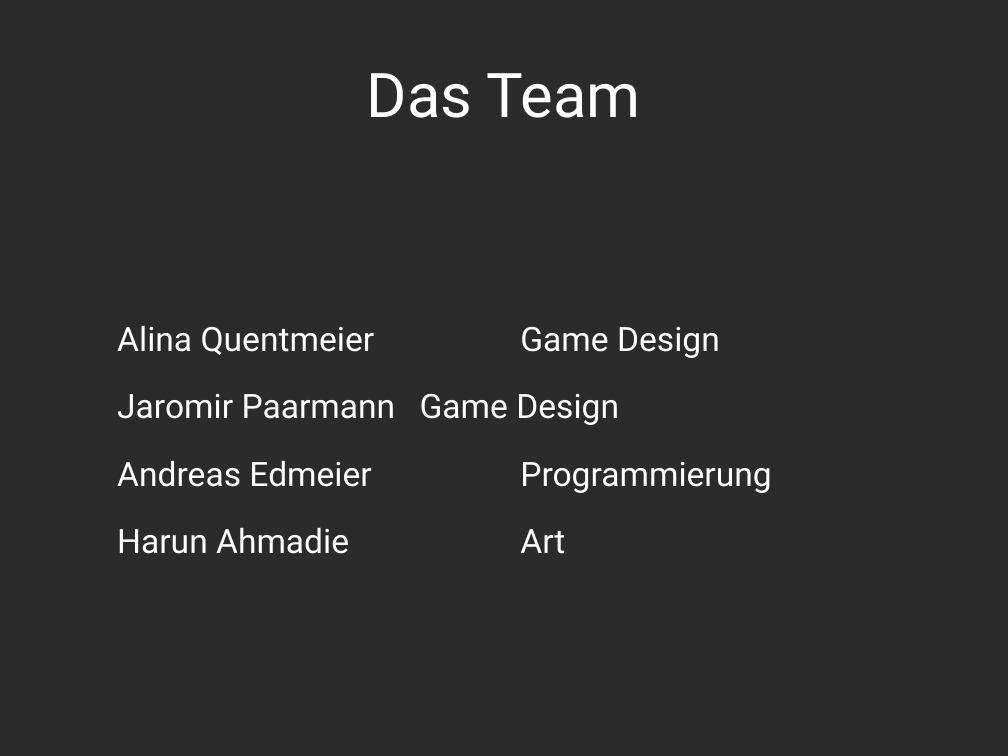
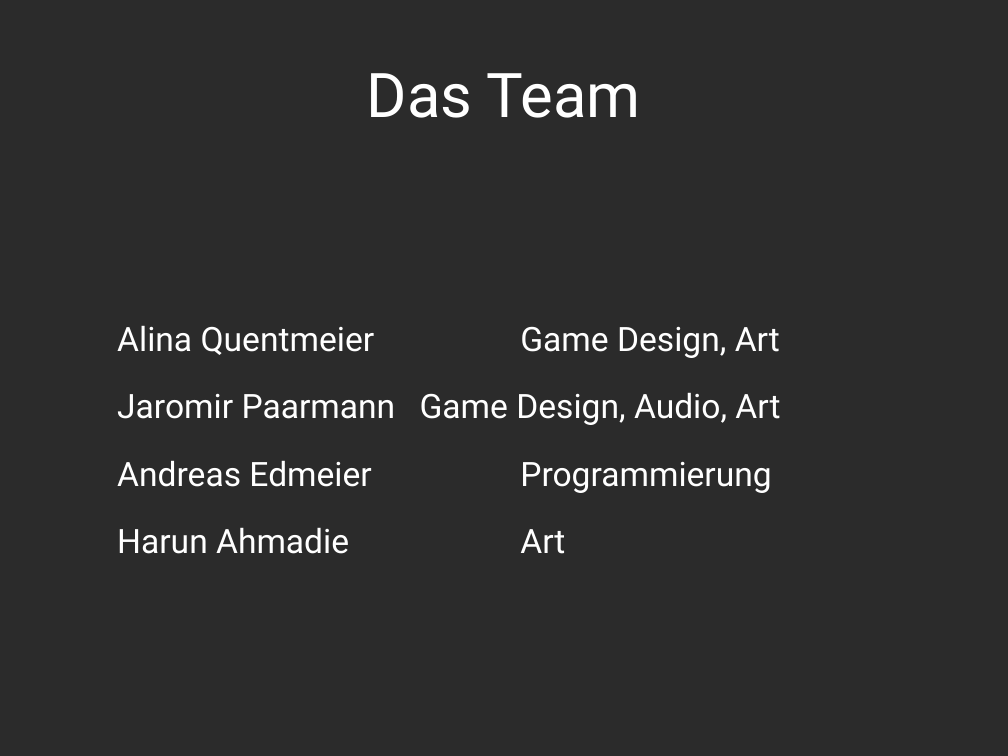
Before and after one commit to Assertores/HammerMan, a slide deck: slide 17 of Documentation/PowerPoint/HammerjaegerGate02.pptx (slide 14 before the commit). Drawn at 1008x756 pixels with LibreOffice and Linux fonts; fonts in the diff are those of the drawing; background and template pictures are left out; a plain dark background stands for a picture behind light text. Boxes give left, top, right and bottom in pixels: in the first picture for what was removed or moved away, otherwise in the second. Text is boxed around its words. In the diff, an @@ line names an element or a change of style, - is before the commit and + after.

```diff
--- a/Documentation/PowerPoint/HammerjaegerGate02.pptx
+++ b/Documentation/PowerPoint/HammerjaegerGate02.pptx
@@ text at [117,325,780,425]: text changed @@
-Alina Quentmeier Game Design
-Jaromir Paarmann Game Design
+Alina Quentmeier Game Design, Art
+Jaromir Paarmann Game Design, Audio, Art
```
Also in this commit, not shown: 7 other slides changed, 3 slides added, 13 other files.
